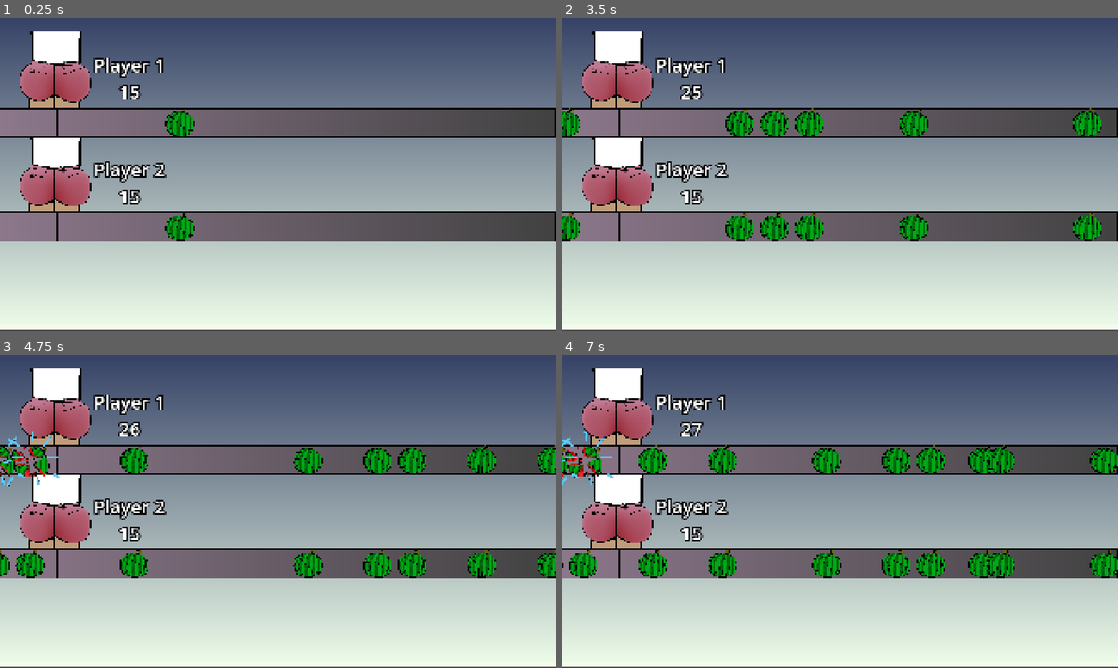
Above: before the commit, frames 1-4 (two rows, left to right).
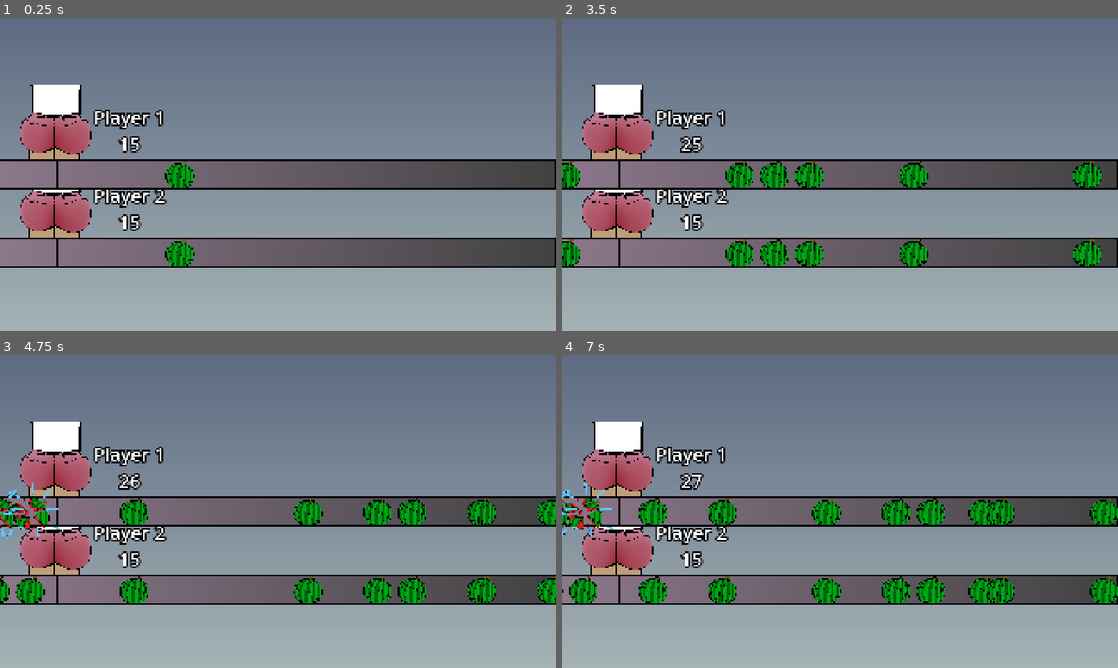
Above: after the commit, the same moments.

Repository: ValT78/minigames
Game: Godot game, scene res://minigames/osu_taiko_like.tscn
Two runs of this game, one before a commit and one after it. Both use one fixed random seed, a clock stepped at 60 frames per second and the inputs below. This scene is started directly instead of the project's main scene.
Inputs (mouse positions are in pixels of both pictures, inside the frame that each line leads up to):
- Up to frame 1 (0.25 s): no input
- Up to frame 2 (3.5 s): tap Enter at 0.5 s; move the mouse to (962, 158) at 0.52 s; hold D 0.53-2.03 s; tap Shift every 0.75 s from 0.6 to 2.85 s; click (962, 158) at 0.67 s; tap W at 0.77, 1.52, 3.02 s; move the mouse to (728, 190) at 1.27 s; move the mouse to (895, 105) at 2.02 s; hold A 2.03-2.78 s; move the mouse to (812, 237) at 2.77 s; hold D from 2.78 s (still down); click (812, 237) at 2.92 s
- Up to frame 3 (4.75 s): move the mouse to (444, 558) at 3.52 s; tap Shift at 3.6, 4.35 s; tap W at 3.77, 4.52 s; move the mouse to (111, 464) at 4.27 s; release D at 4.28 s; hold A from 4.28 s (still down)
- Up to frame 4 (7 s): move the mouse to (867, 511) at 5.02 s; release A at 5.03 s; hold D 5.03-5.78 s; tap Shift at 5.1, 5.85, 6.6 s; click (867, 511) at 5.17 s; move the mouse to (756, 433) at 5.77 s; hold A from 5.78 s (still down); tap W at 6.02, 6.77 s; move the mouse to (962, 495) at 6.52 s

The runs differ from the first frame. In frame 1, 80% of the frame differs, in the area x 0-100%, y 0-100%; in frame 2, 80%; in frame 3, 80%; in frame 4, 80%.

Commit message:
small fixes

Diff:
--- a/minigames/minigame_fesses.tscn
+++ b/minigames/minigame_fesses.tscn
@@ -34,8 +34,10 @@
 anchors_preset = 15
 anchor_right = 1.0
 anchor_bottom = 1.0
-offset_right = 1918.0
-offset_bottom = 1076.0
+offset_left = -335.0
+offset_top = -144.0
+offset_right = 2424.0
+offset_bottom = 1459.0
 grow_horizontal = 2
 grow_vertical = 2
 texture = SubResource("GradientTexture2D_symlb")
--- a/minigames/osu_taiko_like.tscn
+++ b/minigames/osu_taiko_like.tscn
@@ -23,17 +23,22 @@
 anchors_preset = 15
 anchor_right = 1.0
 anchor_bottom = 1.0
-offset_right = 1918.0
-offset_bottom = 1076.0
+offset_left = -227.0
+offset_top = -1.0
+offset_right = 2579.0
+offset_bottom = 1605.0
 grow_horizontal = 2
 grow_vertical = 2
+size_flags_horizontal = 3
+size_flags_vertical = 3
 texture = SubResource("GradientTexture2D_n50gk")
+stretch_mode = 6
 
 [node name="PosMult_J1" type="Marker2D" parent="." unique_id=1043804337]
-position = Vector2(0, 360)
+position = Vector2(0, 540)
 
 [node name="PosMult_J2" type="Marker2D" parent="." unique_id=2121516959]
-position = Vector2(0, 720)
+position = Vector2(0, 810)
 
 [node name="PosSingle_J1" type="Marker2D" parent="." unique_id=1703849045]
 position = Vector2(0, 540)
